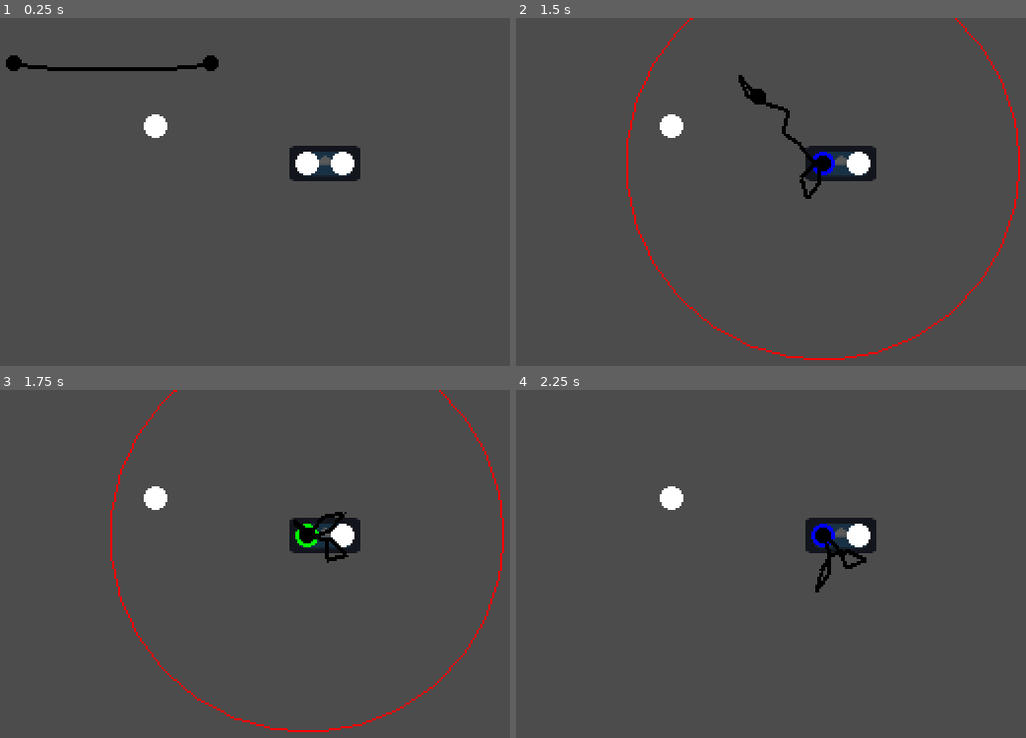
Above: before the commit, frames 1-4 (two rows, left to right).
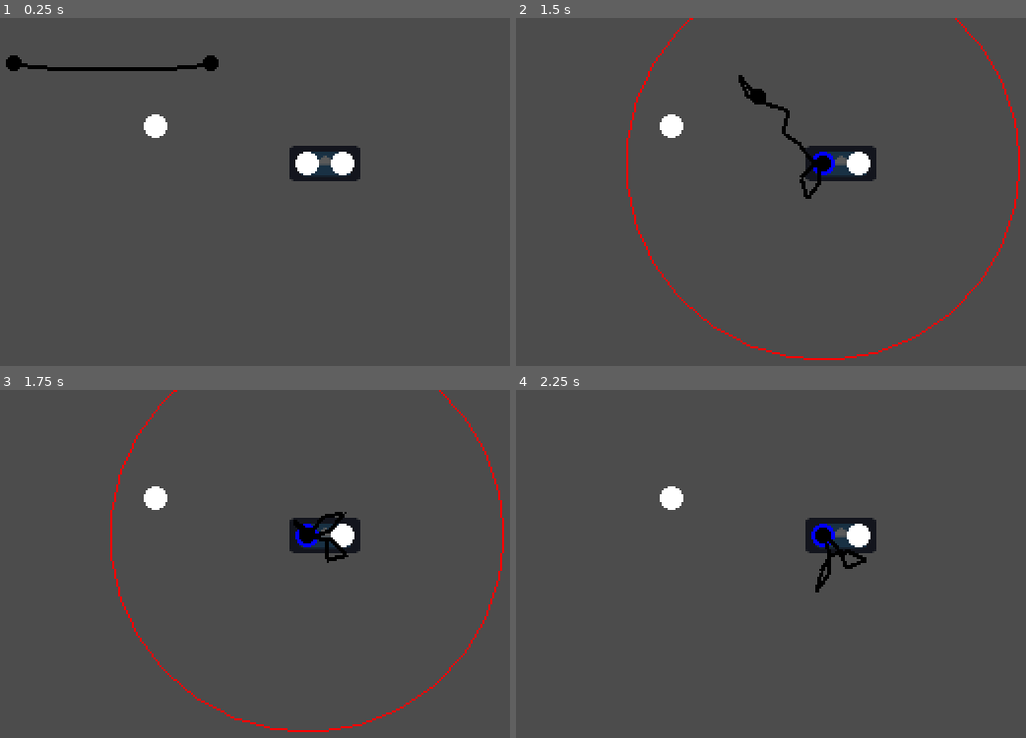
Above: after the commit, the same moments.

Repository: leogeier/faraday-uncaged
Game: Godot game, scene res://scenes/leo_test_scene.tscn
The game is run twice, just before and just after one commit, with the same random seed, the same clock (stepped at 60 frames per second) and the same inputs. The engine's default icon, where the game draws it, is replaced by a stand-in: a white triangle on a blue panel in a dark square.
Inputs (mouse positions are in pixels of both pictures, inside the frame that each line leads up to):
- Up to frame 1 (0.25 s): no input
- Up to frame 2 (1.5 s): drag from (531, 63) to (822, 164) at 0.52 s; drag from (725, 63) to (822, 164) at 1.27 s
- Up to frame 3 (1.75 s): no input
- Up to frame 4 (2.25 s): move the mouse to (944, 501) at 2.02 s; click (944, 501) at 2.17 s

Frames 1-2 are identical in both runs. In frame 3, less than 0.1% of the frame differs, in the area x 57-63%, y 38-46%; in frame 4, nothing differs.

Commit message:
prevent plugging multiple plugs in one port and only highlight the closest port

Diff:
--- a/game/classes/rule.gd
+++ b/game/classes/rule.gd
@@ -8,10 +8,10 @@
 	return ""
 
 func check():
-	assert(false)
+	assert(false, "implement in subclass")
 
 func check_on_verts(verts):
-	assert(false)
+	assert(false, "implement in subclass")
 
 func find_vert(node, verts):
 	for vert in verts:
--- a/game/classes/rule_solver.gd
+++ b/game/classes/rule_solver.gd
@@ -75,6 +75,7 @@
 			ruleset.push_back(rule)
 
 		if ruleset.size() == difficulty:
+			solve(devices, hubs, cables, candidate)
 			for connection in solutions[0]:
 				print(
 					connection.a.associated_node.get_display_name()
--- a/game/scenes/cable/plug.gd
+++ b/game/scenes/cable/plug.gd
@@ -39,15 +39,9 @@
 	if !area.is_in_group("port"):
 		return
 
-	dragged_over_port = area.get_port()
-	dragged_over_port.hover_with_plug(self)
-
 func on_area_exited(area):
 	if !area.is_in_group("port"):
 		return
-
-	dragged_over_port.unhover_with_plug(self)
-	dragged_over_port = null
 
 func _draw():
 	if debug_viz and cable_radius_viz_enabled:
@@ -78,3 +72,25 @@
 		if current_port != null:
 			current_port.remove_plug(self)
 			current_port = null
+
+func _process(_delta):
+	if is_dragging:
+		var closest_port
+		var closest_area_distance = INF
+		for area in $Area2D.get_overlapping_areas():
+			if !area.is_in_group("port"):
+				continue
+			var port = area.get_port()
+			if !port.can_accept_plug():
+				continue
+
+			var distance = global_position.distance_squared_to(port.global_position)
+			if distance < closest_area_distance:
+				closest_port = port
+				closest_area_distance = distance
+
+		if closest_port != dragged_over_port and dragged_over_port != null:
+			dragged_over_port.unhover_with_plug(self)
+		dragged_over_port = closest_port
+		if dragged_over_port != null:
+			dragged_over_port.hover_with_plug(self)
--- a/game/scenes/cable/plug.tscn
+++ b/game/scenes/cable/plug.tscn
@@ -24,6 +24,3 @@
 
 [node name="CollisionShape2D2" type="CollisionShape2D" parent="Area2D"]
 shape = SubResource( 1 )
-
-[connection signal="area_entered" from="Area2D" to="." method="on_area_entered"]
-[connection signal="area_exited" from="Area2D" to="." method="on_area_exited"]
--- a/game/scenes/julian_test_scene.tscn
+++ b/game/scenes/julian_test_scene.tscn
@@ -3,7 +3,7 @@
 [ext_resource path="res://scenes/julian_test_scene.gd" type="Script" id=1]
 [ext_resource path="res://scenes/device/device.tscn" type="PackedScene" id=2]
 [ext_resource path="res://scenes/cable/cable.tscn" type="PackedScene" id=3]
-[ext_resource path="res://scenes/hub/hub.tscn" type="PackedScene" id=4]
+[ext_resource path="res://scenes/hub/hub2.tscn" type="PackedScene" id=4]
 
 [node name="Node2D" type="Node2D"]
 script = ExtResource( 1 )
@@ -29,10 +29,6 @@
 [node name="Hub" parent="." instance=ExtResource( 4 )]
 display_name = "Hub1"
 
-[node name="Node" type="Node" parent="Hub/Ports" index="0"]
-
-[node name="Node2" type="Node" parent="Hub/Ports" index="1"]
-
-[node name="Node3" type="Node" parent="Hub/Ports" index="2"]
+[node name="Node3" type="Node" parent="Hub/Ports" index="0"]
 
 [editable path="Hub"]
--- a/game/scenes/port/port.gd
+++ b/game/scenes/port/port.gd
@@ -1,4 +1,6 @@
 extends Node2D
+
+var current_plug
 
 func hover_with_plug(_plug):
 	modulate = Color.green
@@ -9,7 +11,12 @@
 func insert_plug(plug):
 	modulate = Color.blue
 	$RemoteTransform2D.remote_path = plug.get_path()
+	current_plug = plug
 
 func remove_plug(_plug):
 	modulate = Color.green
 	$RemoteTransform2D.remote_path = ""
+	current_plug = null
+
+func can_accept_plug():
+	return current_plug == null
